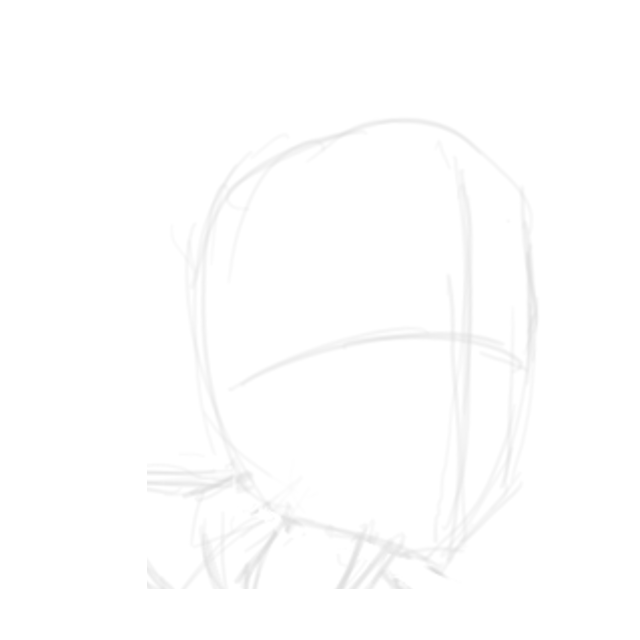
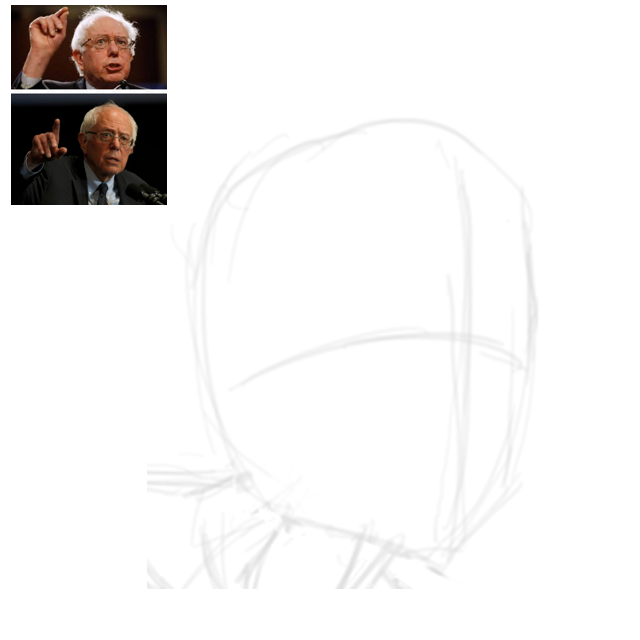
Two versions of the same layered image (w=640, h=640). Layer-by-layer changes:
renamed "Layer 7(pasted)" to "Layer 8(pasted)", showed it, painted on it over [11,5,167,205]
